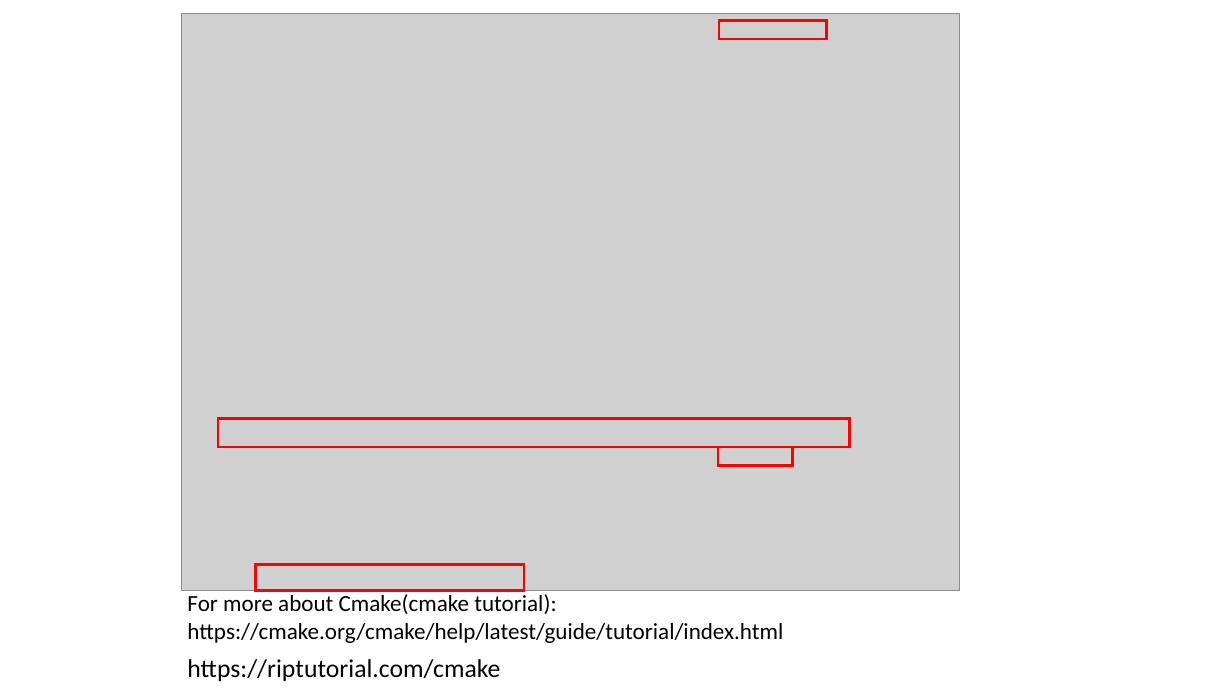
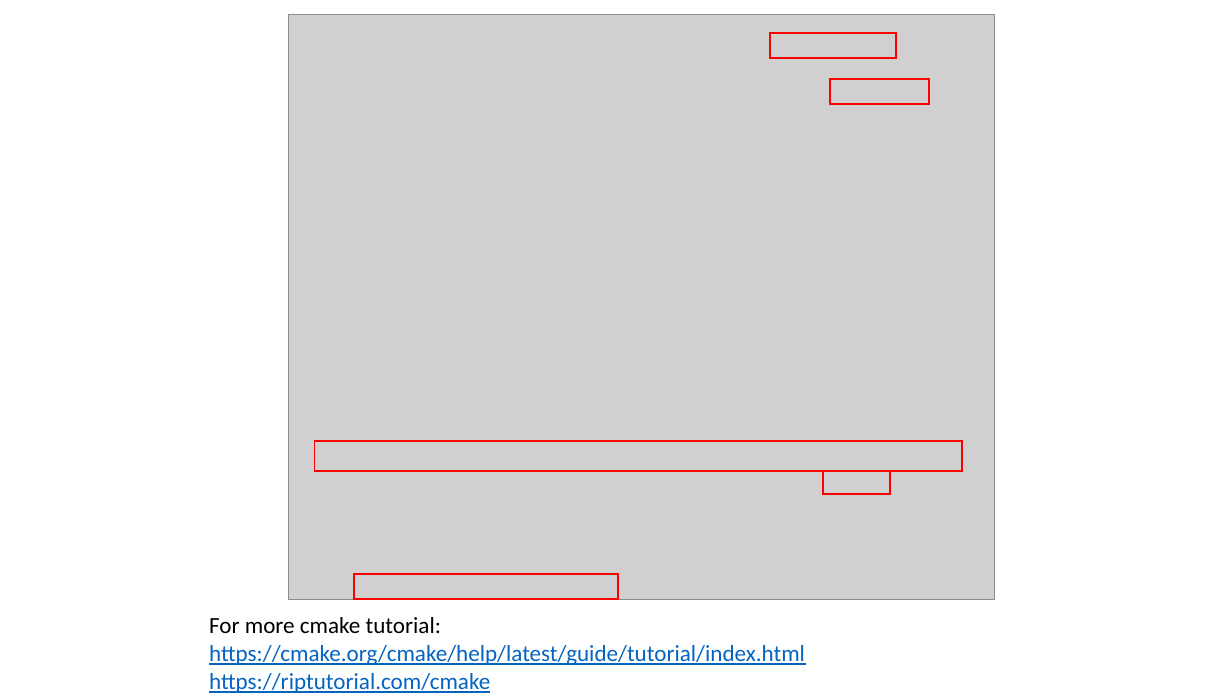
Before and after one commit to ShiqiYu/CPP, a slide deck: slide 14 of week05/Lab05.pptx (slide 13 before the commit). Drawn at 1232x693 pixels with LibreOffice and Linux fonts; fonts in the diff are those of the drawing; grey boxes stand for pictures; background and template pictures are left out. Boxes give left, top, right and bottom in pixels: in the first picture for what was removed or moved away, otherwise in the second. Text is boxed around its words. In the diff, an @@ line names an element or a change of style, - is before the commit and + after.

```diff
--- a/week05/Lab05.pptx
+++ b/week05/Lab05.pptx
@@ picture: place and size @@
-picture at <box>182,14,960,591</box>
+picture at <box>288,14,994,600</box>
@@ rectangle: place and size @@
-rectangle at <box>719,20,826,39</box>
+rectangle at <box>771,33,897,58</box>
@@ rectangle added at <box>830,79,929,104</box>, outline #FF0000 1.5 pt @@
@@ rectangle: place and size @@
-rectangle at <box>218,419,850,447</box>
+rectangle at <box>314,441,961,470</box>
@@ outline #FF0000 2 pt to #FF0000 1.5 pt in 4 elements at <box>354,574,618,600</box>, <box>771,33,897,58</box>, <box>314,441,961,470</box>, <box>823,470,890,494</box> @@
@@ rectangle: place and size @@
-rectangle at <box>718,447,793,466</box>
+rectangle at <box>823,470,890,494</box>
@@ rectangle: place and size @@
-rectangle at <box>256,565,525,591</box>
+rectangle at <box>354,574,618,600</box>
@@ text "For more cmake tutorial:": place and size @@
-text "For more cmake tutorial:" at <box>187,594,783,643</box>
+text "For more cmake tutorial:" at <box>209,617,805,693</box>
@@ text at <box>209,617,441,633</box>: text changed @@
-For more about Cmake(cmake tutorial):
+For more cmake tutorial:
@@ text removed at <box>187,659,500,681</box> @@
-https://riptutorial.com/cmake
@@ text at <box>209,645,805,665</box>: text colour #000000 to #0563C1, underline on in "https://cmake.org/cmake/help/latest/guide/tutorial/index.htm ..." @@
@@ text at <box>209,673,490,693</box>: paragraph added @@
+https://riptutorial.com/cmake
```
Also in this commit, not shown: 12 other slides changed, 3 slides added, 4 slides removed, 1 other file.
